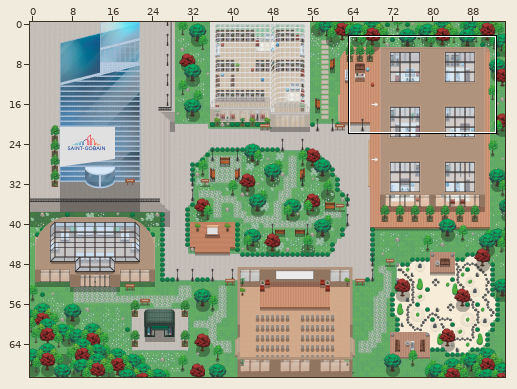
Tiled map (JSON) -- v2-wa-st-gobain.tmj. The first picture is a wide view before the edit; the outline marks the close-up.
Close-up. Old version:
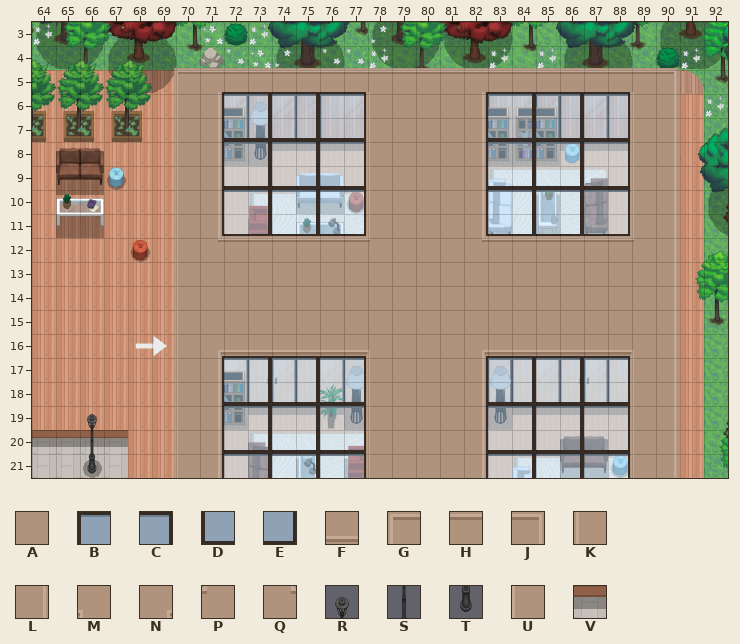
Cells are 32x32 px. Shown: x 64..92, y 3..21. The commit also changed other parts of the map, which this record leaves out.
Key: from "TEST_AssetVillage": A 341, B 1462, C 1463, D 1526, E 1527, F 1715, G 1777, H 1778, J 1779, K 1841, L 1843, M 1908, N 1908 flipped left-right, P 1909, Q 1909 flipped left-right, R 2050, S 2114, T 2178, U 3345, V 3407.
_ is an empty cell.
Layers that did not change in this view are not listed.
Layer "Roof/Roof1" before, first column x 64:
 3 _____________________________
 4 _____________________________
 5 ______GHHHHHHHHHHHHHHHHHHHJ__
 6 ______KLBCBCBCKAAALBCBCBCKL__
 7 ______KLDEDEDEKAAALDEDEDEKL__
 8 ______KLBCBCBCKAAALBCBCBCKL__
 9 ______KLDEDEDEKAAALDEDEDEKL__
10 ______KLBCBCBCKAAALBCBCBCKL__
11 ______KLDEDEDEKAAALDEDEDEKL__
12 ______KQHHHHHHPAAAQHHHHHHPL__
13 ______KAAAAAAAAAAAAAAAAAAAL__
14 ______KAAAAAAAAAAAAAAAAAAAL__
15 ______KAAAAAAAAAAAAAAAAAAAL__
16 ______KNFFFFFFMAAANFFFFFFML__
17 ______KLBCBCBCKAAALBCBCBCKL__
18 ______KLDEDEDEKAAALDEDEDEKL__
19 ______KLBCBCBCKAAALBCBCBCKL__
20 ______KLDEDEDEKAAALDEDEDEKL__
21 ______KLBCBCBCKAAALBCBCBCKL__
Once edited:
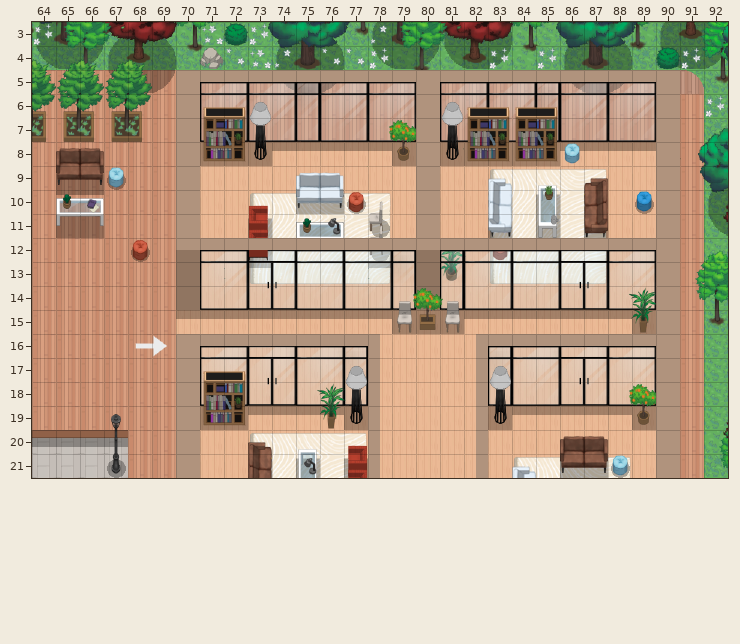
See-through tiles are keyed as they look on the map.
Change:
Changed rows in their new state; . is an unchanged cell.
Layer "Shadow":
first column x 66:
21 _U
Layer "furniture/furniture1":
first column x 66:
21 _T
Layer "above/above 1":
first column x 66:
19 _R
20 _S
Layer "Roof/Roof1" (now hidden):
first column x 70:
 5 _____________________
 6 _____________________
 7 _____________________
 8 _____________________
 9 _____________________
10 _____________________
11 _____________________
12 _____________________
13 _____________________
14 _____________________
15 _____________________
16 _____________________
17 _____________________
18 _____________________
19 _____________________
20 _____________________
21 _____________________
Boxes around the changes in both close-ups, in picture pixels (x1, y1, x2, y2):
removed: (174, 68, 678, 476)
changed: (83, 414, 126, 478)
